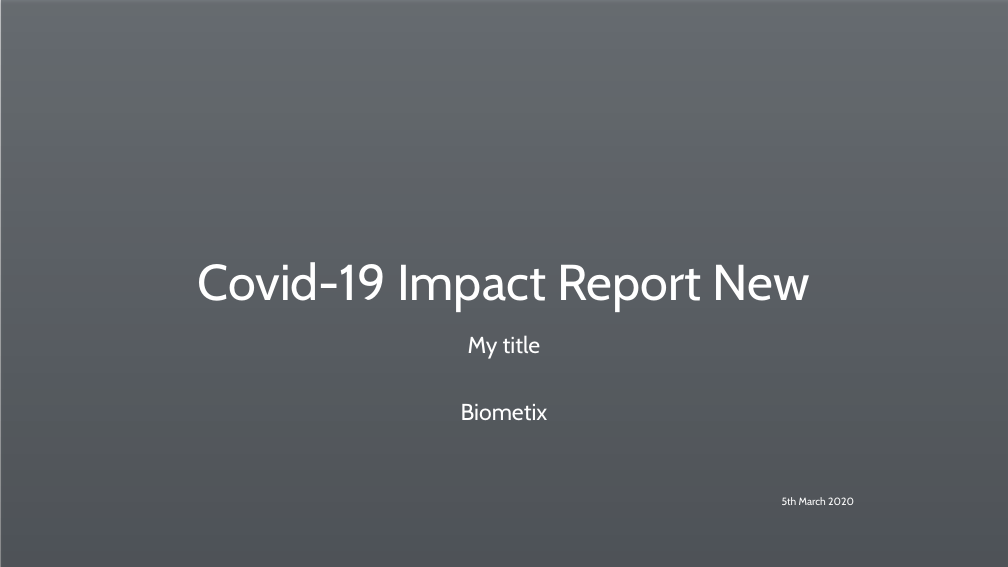
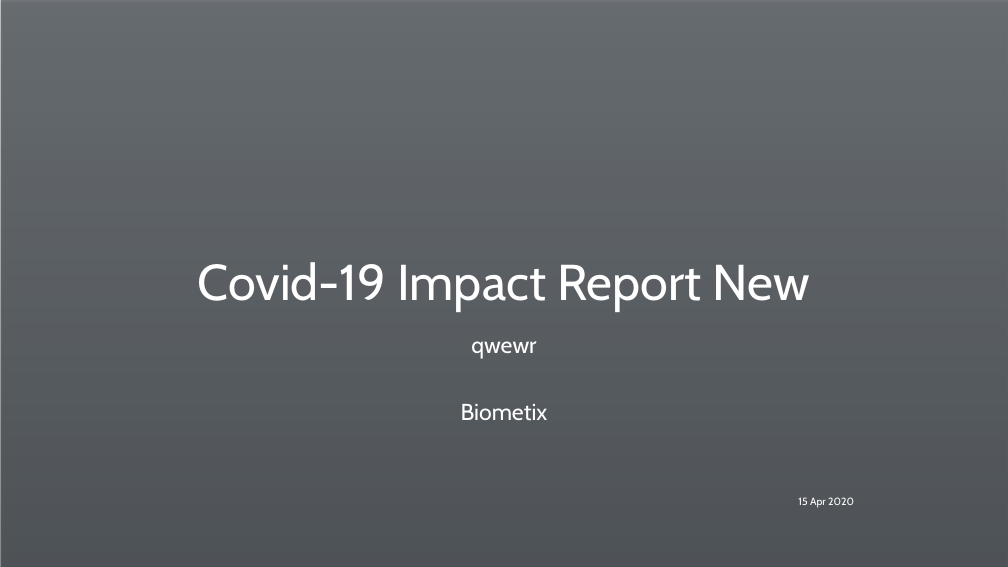
Before and after one commit to ted-dunstone/reports, a slide deck: slide 1 of covid19/presentation.pptx. Drawn at 1008x567 pixels with LibreOffice and Linux fonts; fonts in the diff are those of the drawing; background and template pictures are left out. Boxes give left, top, right and bottom in pixels: in the first picture for what was removed or moved away, otherwise in the second. Text is boxed around its words. In the diff, an @@ line names an element or a change of style, - is before the commit and + after.

```diff
--- a/covid19/presentation.pptx
+++ b/covid19/presentation.pptx
@@ subtitle at box(461, 341, 548, 420): text changed @@
-My title
-Biometix
+qwewr
+Biometix
@@ text at box(798, 497, 854, 508): text changed @@
-5th March 2020
+15 Apr 2020
```
Also in this commit, not shown: 1 other slide changed, 14 other files.
